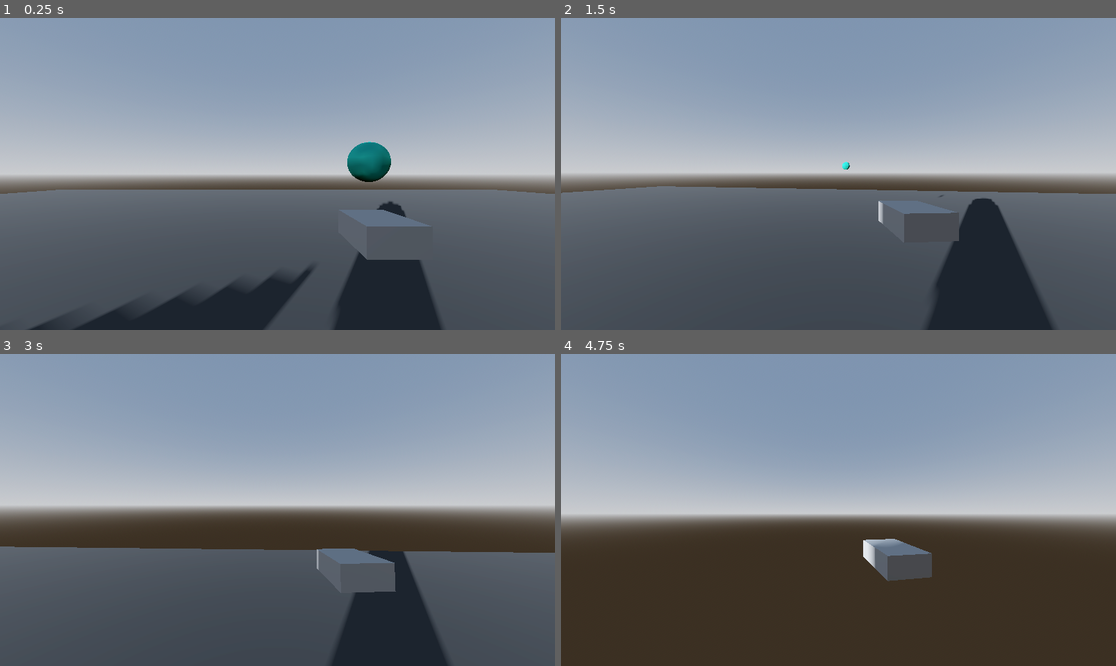
Above: before the commit, frames 1-4 (two rows, left to right).
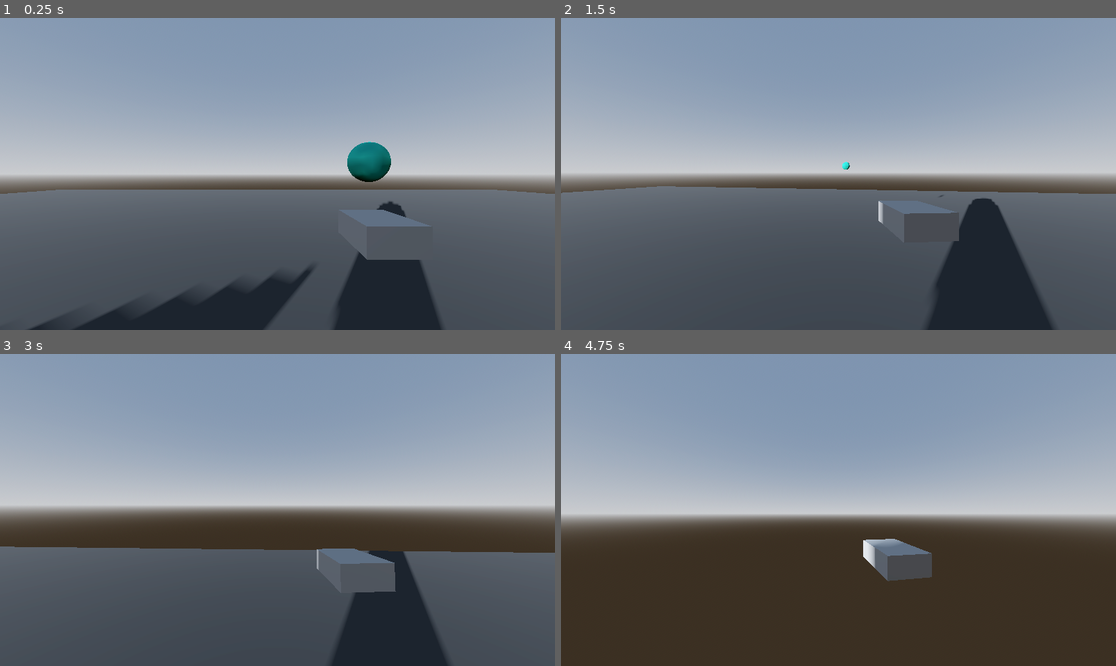
Above: after the commit, the same moments.

Repository: TRI-ADIC/valley-source-code
Game: Godot game, scene res://Scenes/Environment.tscn
Two runs of this game, one before a commit and one after it. Both use one fixed random seed, a clock stepped at 60 frames per second and the inputs below. Before the commit the project starts from res://Scenes/world.tscn.
Inputs (mouse positions are in pixels of both pictures, inside the frame that each line leads up to):
- Up to frame 1 (0.25 s): no input
- Up to frame 2 (1.5 s): move the mouse to (866, 174) at 0.52 s; hold W (forward) from 0.53 s (still down); right-click (866, 174) at 0.6 s; tap Space (jump) at 0.77 s; move the mouse to (810, 174) at 1.27 s; click (810, 174) at 1.35 s
- Up to frame 3 (3 s): keep holding W (forward); tap Space (jump) at 1.52 s; move the mouse to (288, 503) at 2.02 s; hold Shift (sprint) 2.03-2.78 s; move the mouse to (271, 516) at 2.77 s; right-click (271, 516) at 2.85 s
- Up to frame 4 (4.75 s): keep holding W (forward); tap Space (jump) at 3.02, 3.77, 4.52 s; move the mouse to (877, 513) at 3.52 s; press the mouse at (877, 513) at 3.53 s; move the mouse to (794, 506) at 4.27 s; release the mouse at (794, 506) at 4.28 s; tap Shift (sprint) at 4.35 s

The runs differ from the first frame. In frame 1, less than 0.1% of the frame differs, in the area x 8-97%, y 55-57%; in frame 2, less than 0.1%; in frame 3, less than 0.1%; in frame 4, less than 0.1%.

Commit message:
refactor: separate player and world scenes

Diff:
--- /dev/null
+++ b/Scenes/AnthroCat.tscn
@@ -0,0 +1,55 @@
+[gd_scene format=3 uid="uid://dnh2atcr2mn0n"]
+
+[ext_resource type="Script" uid="uid://g3icjla1v54d" path="res://Scripts/character_body_3d.gd" id="1_12yu6"]
+[ext_resource type="Script" uid="uid://c1vbyqh1eqiya" path="res://Scripts/hand.gd" id="2_as10u"]
+[ext_resource type="Script" uid="uid://bcqhnb6v33vfg" path="res://Scripts/spirit.gd" id="3_iulrt"]
+
+[sub_resource type="CapsuleMesh" id="CapsuleMesh_gv5m4"]
+
+[sub_resource type="CapsuleShape3D" id="CapsuleShape3D_f3sb7"]
+
+[sub_resource type="BoxMesh" id="BoxMesh_go701"]
+
+[sub_resource type="ORMMaterial3D" id="ORMMaterial3D_5a7ea"]
+albedo_color = Color(0.26853952, 0.93861234, 0.84628636, 1)
+
+[sub_resource type="SphereMesh" id="SphereMesh_go701"]
+material = SubResource("ORMMaterial3D_5a7ea")
+
+[node name="AnthroCat" type="CharacterBody3D" unique_id=1476496864]
+script = ExtResource("1_12yu6")
+
+[node name="MeshInstance3D" type="MeshInstance3D" parent="." unique_id=798135260]
+mesh = SubResource("CapsuleMesh_gv5m4")
+
+[node name="CollisionShape3D" type="CollisionShape3D" parent="." unique_id=1316694267]
+shape = SubResource("CapsuleShape3D_f3sb7")
+
+[node name="Head" type="Node3D" parent="." unique_id=725942095]
+transform = Transform3D(1, 0, 0, 0, 1, 0, 0, 0, 1, 0, 0.60046935, 0)
+
+[node name="Camera3D" type="Camera3D" parent="Head" unique_id=219316]
+
+[node name="Hand" type="Node3D" parent="Head/Camera3D" unique_id=2016784914]
+transform = Transform3D(1, 0, 0, 0, 1, 0, 0, 0, 1, 0.34137273, -0.16254616, -0.17992002)
+script = ExtResource("2_as10u")
+
+[node name="MeshInstance3D" type="MeshInstance3D" parent="Head/Camera3D/Hand" unique_id=968091584]
+transform = Transform3D(0.19947451, 0, 0, 0, 0.10008259, 0, 0, 0, 0.2896312, 0, -0.04693032, -0.5658482)
+mesh = SubResource("BoxMesh_go701")
+
+[node name="Spirit" type="Node3D" parent="Head/Camera3D" unique_id=1957678263]
+transform = Transform3D(1, 0, 0, 0, 1, 0, 0, 0, 1, 0.34221935, 0.07880998, -0.36067855)
+script = ExtResource("3_iulrt")
+
+[node name="MeshInstance3D" type="MeshInstance3D" parent="Head/Camera3D/Spirit" unique_id=1599315806]
+transform = Transform3D(0.15, 0, 0, 0, 0.15, 0, 0, 0, 0.15, 0, -0.043509007, -0.38714612)
+mesh = SubResource("SphereMesh_go701")
+
+[node name="RayCast3D" type="RayCast3D" parent="Head/Camera3D" unique_id=801409789]
+transform = Transform3D(-1, 8.742276e-08, 0, 3.821371e-15, 4.371138e-08, -1, -8.742278e-08, -0.9999998, -4.371139e-08, 0, 0, 0)
+exclude_parent = false
+target_position = Vector3(0, 6.5, 0)
+
+[node name="RayCastEndPoint" type="Node3D" parent="Head/Camera3D" unique_id=969469291]
+transform = Transform3D(1, 0, 0, -1.009742e-28, 1, 0, -7.1054274e-15, -3.5527137e-15, 1, 0, 0, -6.5)
--- /dev/null
+++ b/Scenes/Environment.tscn
@@ -0,0 +1,57 @@
+[gd_scene format=3 uid="uid://du34bnchj5rbl"]
+
+[ext_resource type="PackedScene" uid="uid://dnh2atcr2mn0n" path="res://Scenes/AnthroCat.tscn" id="1_ijv5j"]
+
+[sub_resource type="ORMMaterial3D" id="ORMMaterial3D_752sw"]
+albedo_color = Color(0.37036446, 0.3703645, 0.37036446, 1)
+
+[sub_resource type="ORMMaterial3D" id="ORMMaterial3D_ijv5j"]
+albedo_color = Color(0.30140078, 0.40327075, 0.25642157, 1)
+
+[sub_resource type="ProceduralSkyMaterial" id="ProceduralSkyMaterial_752sw"]
+sky_horizon_color = Color(0.66224277, 0.6717428, 0.6867428, 1)
+ground_horizon_color = Color(0.66224277, 0.6717428, 0.6867428, 1)
+
+[sub_resource type="Sky" id="Sky_fj7yv"]
+sky_material = SubResource("ProceduralSkyMaterial_752sw")
+
+[sub_resource type="Environment" id="Environment_ijv5j"]
+background_mode = 2
+sky = SubResource("Sky_fj7yv")
+tonemap_mode = 2
+glow_enabled = true
+
+[node name="Environment" type="Node3D" unique_id=276202814]
+
+[node name="CSGBox3D" type="CSGBox3D" parent="." unique_id=760749472]
+transform = Transform3D(44.29713, 0, 0, 0, 0.05715871, 0, 0, 0, 40.037014, 0, 0, 0)
+use_collision = true
+material = SubResource("ORMMaterial3D_752sw")
+
+[node name="CSGBox3D2" type="CSGBox3D" parent="." unique_id=1198655811]
+transform = Transform3D(3.8821323, 0, 0, 0, 12.814002, 0, 0, 0, 3.7462149, 3.5226612, -5.614293, 9.91011)
+use_collision = true
+size = Vector3(0.70458984, 0.9842529, 0.71240234)
+material = SubResource("ORMMaterial3D_ijv5j")
+
+[node name="CSGBox3D3" type="CSGBox3D" parent="." unique_id=1895204205]
+transform = Transform3D(3.8821323, 0, 0, 0, 12.814002, 0, 0, 0, 3.7462149, -2.2760968, -5.0128984, 9.91011)
+use_collision = true
+size = Vector3(0.70458984, 0.9842529, 0.71240234)
+material = SubResource("ORMMaterial3D_ijv5j")
+
+[node name="CSGBox3D4" type="CSGBox3D" parent="." unique_id=628147465]
+transform = Transform3D(3.8698115, -1.0200895, -7.450581e-09, 0.29500124, 12.192824, 1.116527, -0.09210862, -3.8069816, 3.5759602, -8.2346735, -4.2133427, 11.214978)
+use_collision = true
+size = Vector3(0.70458984, 0.9842529, 0.71240234)
+material = SubResource("ORMMaterial3D_ijv5j")
+
+[node name="WorldEnvironment" type="WorldEnvironment" parent="." unique_id=808752591]
+environment = SubResource("Environment_ijv5j")
+
+[node name="DirectionalLight3D" type="DirectionalLight3D" parent="." unique_id=433067542]
+transform = Transform3D(-0.86602545, -0.065539986, -0.49568596, 0, -0.9913718, 0.13107985, -0.50000006, 0.11351846, 0.8585531, 0, 0, 0)
+shadow_enabled = true
+
+[node name="AnthroCat" parent="." unique_id=1476496864 instance=ExtResource("1_ijv5j")]
+transform = Transform3D(1, 0, 0, 0, 1, 0, 0, 0, 1, 0, 1.5666194, 0)
--- a/Scenes/world.tscn
+++ /dev/null
@@ -1,109 +0,0 @@
-[gd_scene format=3 uid="uid://dnh2atcr2mn0n"]
-
-[ext_resource type="Script" uid="uid://g3icjla1v54d" path="res://Scripts/character_body_3d.gd" id="1_a02cp"]
-[ext_resource type="Script" uid="uid://c1vbyqh1eqiya" path="res://Scripts/hand.gd" id="2_go701"]
-[ext_resource type="Script" uid="uid://bcqhnb6v33vfg" path="res://Scripts/spirit.gd" id="3_5a7ea"]
-
-[sub_resource type="ProceduralSkyMaterial" id="ProceduralSkyMaterial_f3sb7"]
-sky_horizon_color = Color(0.66224277, 0.6717428, 0.6867428, 1)
-ground_horizon_color = Color(0.66224277, 0.6717428, 0.6867428, 1)
-
-[sub_resource type="Sky" id="Sky_fj7yv"]
-sky_material = SubResource("ProceduralSkyMaterial_f3sb7")
-
-[sub_resource type="Environment" id="Environment_tlwt5"]
-background_mode = 2
-sky = SubResource("Sky_fj7yv")
-tonemap_mode = 2
-glow_enabled = true
-
-[sub_resource type="CapsuleMesh" id="CapsuleMesh_gv5m4"]
-
-[sub_resource type="CapsuleShape3D" id="CapsuleShape3D_f3sb7"]
-
-[sub_resource type="BoxMesh" id="BoxMesh_go701"]
-
-[sub_resource type="ORMMaterial3D" id="ORMMaterial3D_5a7ea"]
-albedo_color = Color(0.26853952, 0.93861234, 0.84628636, 1)
-
-[sub_resource type="SphereMesh" id="SphereMesh_go701"]
-material = SubResource("ORMMaterial3D_5a7ea")
-
-[sub_resource type="ORMMaterial3D" id="ORMMaterial3D_a02cp"]
-albedo_color = Color(0.37036446, 0.3703645, 0.37036446, 1)
-
-[sub_resource type="ORMMaterial3D" id="ORMMaterial3D_go701"]
-albedo_color = Color(0.30140078, 0.40327075, 0.25642157, 1)
-
-[node name="World" type="Node3D" unique_id=411172354]
-
-[node name="DirectionalLight3D" type="DirectionalLight3D" parent="." unique_id=490516875]
-transform = Transform3D(-0.86602545, -0.065539986, -0.49568596, 0, -0.9913718, 0.13107985, -0.50000006, 0.11351846, 0.8585531, 0, 0, 0)
-shadow_enabled = true
-
-[node name="WorldEnvironment" type="WorldEnvironment" parent="." unique_id=1705628936]
-environment = SubResource("Environment_tlwt5")
-
-[node name="AnthroCat" type="CharacterBody3D" parent="." unique_id=1476496864]
-transform = Transform3D(1, 0, 0, 0, 1, 0, 0, 0, 1, 0, 1.515234, 0)
-script = ExtResource("1_a02cp")
-
-[node name="MeshInstance3D" type="MeshInstance3D" parent="AnthroCat" unique_id=798135260]
-mesh = SubResource("CapsuleMesh_gv5m4")
-
-[node name="CollisionShape3D" type="CollisionShape3D" parent="AnthroCat" unique_id=1316694267]
-shape = SubResource("CapsuleShape3D_f3sb7")
-
-[node name="Head" type="Node3D" parent="AnthroCat" unique_id=725942095]
-transform = Transform3D(1, 0, 0, 0, 1, 0, 0, 0, 1, 0, 0.60046935, 0)
-
-[node name="Camera3D" type="Camera3D" parent="AnthroCat/Head" unique_id=219316]
-
-[node name="Hand" type="Node3D" parent="AnthroCat/Head/Camera3D" unique_id=2016784914]
-transform = Transform3D(1, 0, 0, 0, 1, 0, 0, 0, 1, 0.34137273, -0.16254616, -0.17992002)
-script = ExtResource("2_go701")
-
-[node name="MeshInstance3D" type="MeshInstance3D" parent="AnthroCat/Head/Camera3D/Hand" unique_id=968091584]
-transform = Transform3D(0.19947451, 0, 0, 0, 0.10008259, 0, 0, 0, 0.2896312, 0, -0.04693032, -0.5658482)
-mesh = SubResource("BoxMesh_go701")
-
-[node name="Spirit" type="Node3D" parent="AnthroCat/Head/Camera3D" unique_id=1957678263]
-transform = Transform3D(1, 0, 0, 0, 1, 0, 0, 0, 1, 0.34221935, 0.07880998, -0.36067855)
-script = ExtResource("3_5a7ea")
-
-[node name="MeshInstance3D" type="MeshInstance3D" parent="AnthroCat/Head/Camera3D/Spirit" unique_id=1599315806]
-transform = Transform3D(0.15, 0, 0, 0, 0.15, 0, 0, 0, 0.15, 0, -0.043509007, -0.38714612)
-mesh = SubResource("SphereMesh_go701")
-
-[node name="RayCast3D" type="RayCast3D" parent="AnthroCat/Head/Camera3D" unique_id=801409789]
-transform = Transform3D(-1, 8.742276e-08, 0, 3.821371e-15, 4.371138e-08, -1, -8.742278e-08, -0.9999998, -4.371139e-08, 0, 0, 0)
-exclude_parent = false
-target_position = Vector3(0, 6.5, 0)
-
-[node name="RayCastEndPoint" type="Node3D" parent="AnthroCat/Head/Camera3D" unique_id=969469291]
-transform = Transform3D(1, 0, 0, -1.009742e-28, 1, 0, -7.1054274e-15, -3.5527137e-15, 1, 0, 0, -6.5)
-
-[node name="Environment" type="Node3D" parent="." unique_id=551454675]
-
-[node name="CSGBox3D" type="CSGBox3D" parent="Environment" unique_id=747268470]
-transform = Transform3D(44.29713, 0, 0, 0, 0.05715871, 0, 0, 0, 40.037014, 0, 0, 0)
-use_collision = true
-material = SubResource("ORMMaterial3D_a02cp")
-
-[node name="CSGBox3D2" type="CSGBox3D" parent="Environment" unique_id=1748382354]
-transform = Transform3D(3.8821323, 0, 0, 0, 12.814002, 0, 0, 0, 3.7462149, 3.5226612, -5.614293, 9.91011)
-use_collision = true
-size = Vector3(0.70458984, 0.9842529, 0.71240234)
-material = SubResource("ORMMaterial3D_go701")
-
-[node name="CSGBox3D3" type="CSGBox3D" parent="Environment" unique_id=1456003552]
-transform = Transform3D(3.8821323, 0, 0, 0, 12.814002, 0, 0, 0, 3.7462149, -2.2760968, -5.0128984, 9.91011)
-use_collision = true
-size = Vector3(0.70458984, 0.9842529, 0.71240234)
-material = SubResource("ORMMaterial3D_go701")
-
-[node name="CSGBox3D4" type="CSGBox3D" parent="Environment" unique_id=1342712328]
-transform = Transform3D(3.8698115, -1.0200895, -7.450581e-09, 0.29500124, 12.192824, 1.116527, -0.09210862, -3.8069816, 3.5759602, -8.2346735, -4.2133427, 11.214978)
-use_collision = true
-size = Vector3(0.70458984, 0.9842529, 0.71240234)
-material = SubResource("ORMMaterial3D_go701")
--- a/project.godot
+++ b/project.godot
@@ -11,7 +11,7 @@
 [application]
 
 config/name="Valley"
-run/main_scene="uid://dnh2atcr2mn0n"
+run/main_scene="uid://du34bnchj5rbl"
 config/features=PackedStringArray("4.6", "Forward Plus")
 config/icon="res://icon.svg"
 
